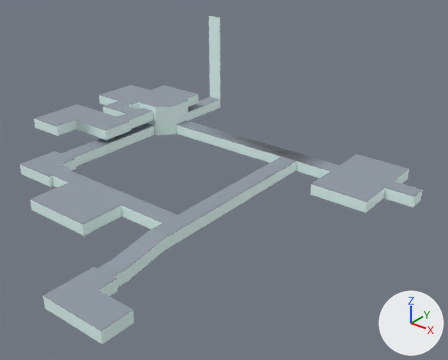
The FBX model LaboratoryEscapeGame/Assets/Resources/fbx/map.fbx as it was, and as the next commit left it.
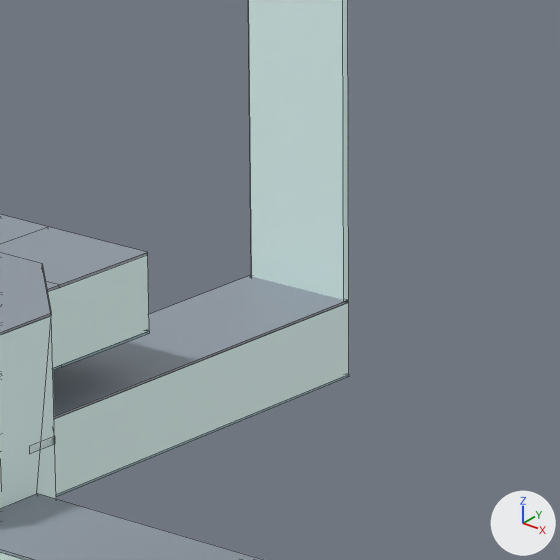
The first picture shows the older version from a 50 mm camera at (108.2, -79.9, 74.7) aimed at (15.7, 35.7, 3.1). The close-ups show both versions on the part from 41% to 54% of the width and 18% to 35% of the height of that picture; other places that the commit changed are outside them. Every picture has the same lights, and +X, +Y and +Z are marked at lower right. The close-ups show mesh edges as thin lines. Where no turn or scale is listed for an object, it has been applied to the vertices.

Objects in the first close-up: 'Cealing.001', 'Cealing.002', 'Cealing.003', 'Cealing.004', 'Floor.001', 'Walls'.
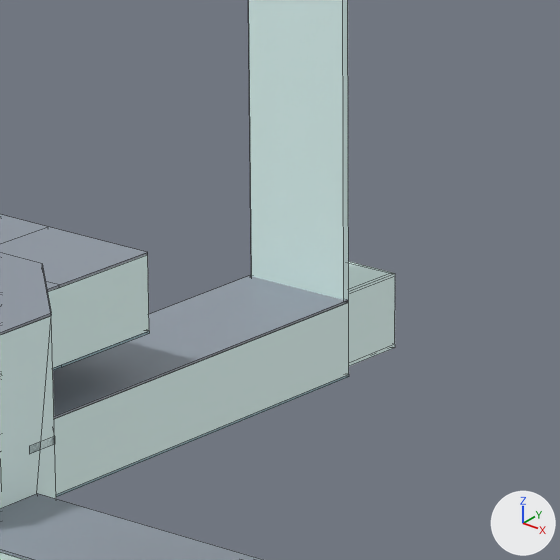
What differs and where, as boxes [x1, y1, x2, y2] in the close-ups (560 x 560 px):
'Elevator', added
    after: [348, 261, 395, 366]

The edits, one by one:
Mesh me_plane_022 is new.
It has 74 vertices, 66 faces and spans x -1.66..1.66, y -2.24..1.76, z -1.6..1.53.
It uses material mat_mat_walls (white #e7fffc).
Object 'Elevator' (ob_elevator) is new; it shows me_plane_022.
Its location is (-29.5, 89.24, 1.47).
